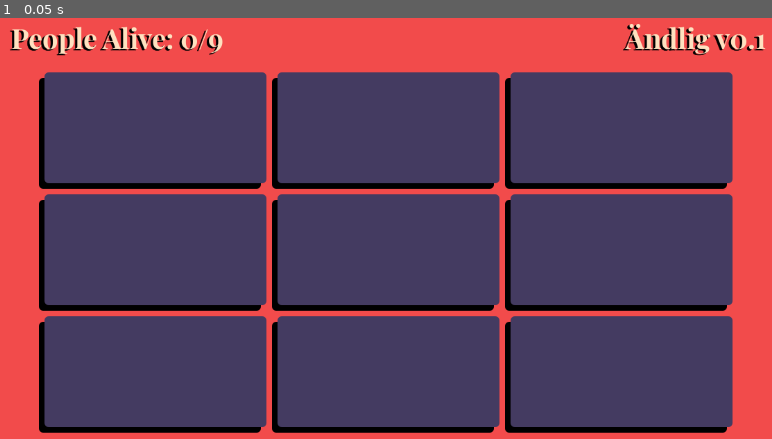
Above: before the commit, frame 1.
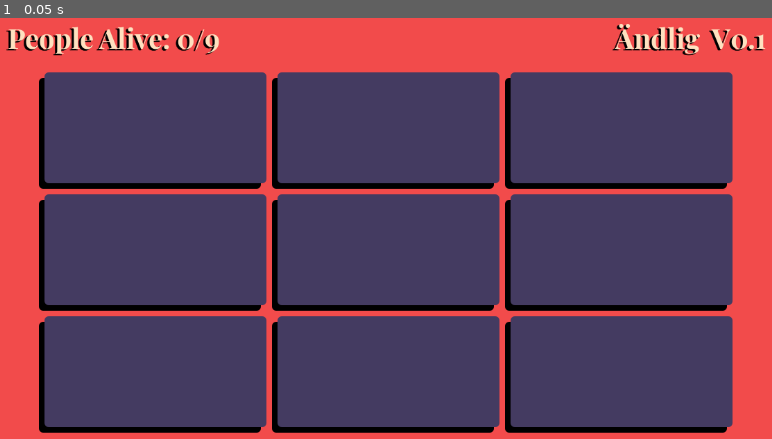
Above: after the commit, the same moment.

Repository: TheTwoBoom/andlig
Game: Godot game, scene res://game.tscn
The game is run twice, just before and just after one commit, with the same random seed, the same clock (stepped at 60 frames per second) and the same inputs.
Inputs:
- Up to frame 1 (0.05 s): no input

The runs differ from the first frame. In frame 1, 1.7% of the frame differs, in the area x 0-97%, y 1-10%.

Commit message:
changed v. numer

Diff:
--- a/game.tscn
+++ b/game.tscn
@@ -35,20 +35,23 @@
 layout_mode = 2
 alignment = 2
 
-[node name="Label2" type="Label" parent="MarginContainer/VBoxContainer/HBoxContainer"]
+[node name="Label" type="Label" parent="MarginContainer/VBoxContainer/HBoxContainer"]
 layout_mode = 2
+theme = ExtResource("2_fc0e3")
+text = "Ändlig  V0.1"
+horizontal_alignment = 2
+vertical_alignment = 1
+
+[node name="Label2" type="Label" parent="MarginContainer/VBoxContainer/HBoxContainer/Label"]
+layout_mode = 0
+offset_left = -876.0
+offset_right = -4.0
+offset_bottom = 55.0
 size_flags_horizontal = 3
 theme = ExtResource("2_fc0e3")
 theme_override_colors/font_color = Color(0.99607843, 0.88235295, 0.7529412, 1)
 theme_override_colors/font_shadow_color = Color(0, 0, 0, 1)
 text = "People Alive: 0/9"
-
-[node name="Label" type="Label" parent="MarginContainer/VBoxContainer/HBoxContainer"]
-layout_mode = 2
-theme = ExtResource("2_fc0e3")
-text = "Ändlig v0.1"
-horizontal_alignment = 2
-vertical_alignment = 1
 
 [node name="CenterContainer" type="CenterContainer" parent="MarginContainer/VBoxContainer"]
 z_index = 1
